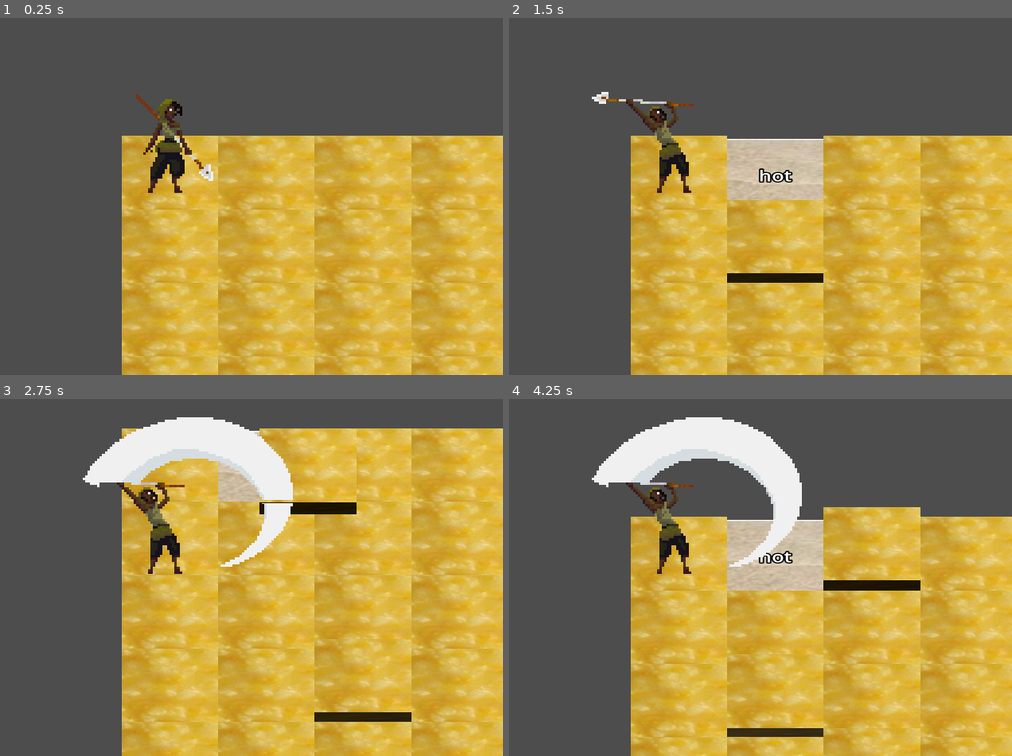
Above: before the commit, frames 1-4 (two rows, left to right).
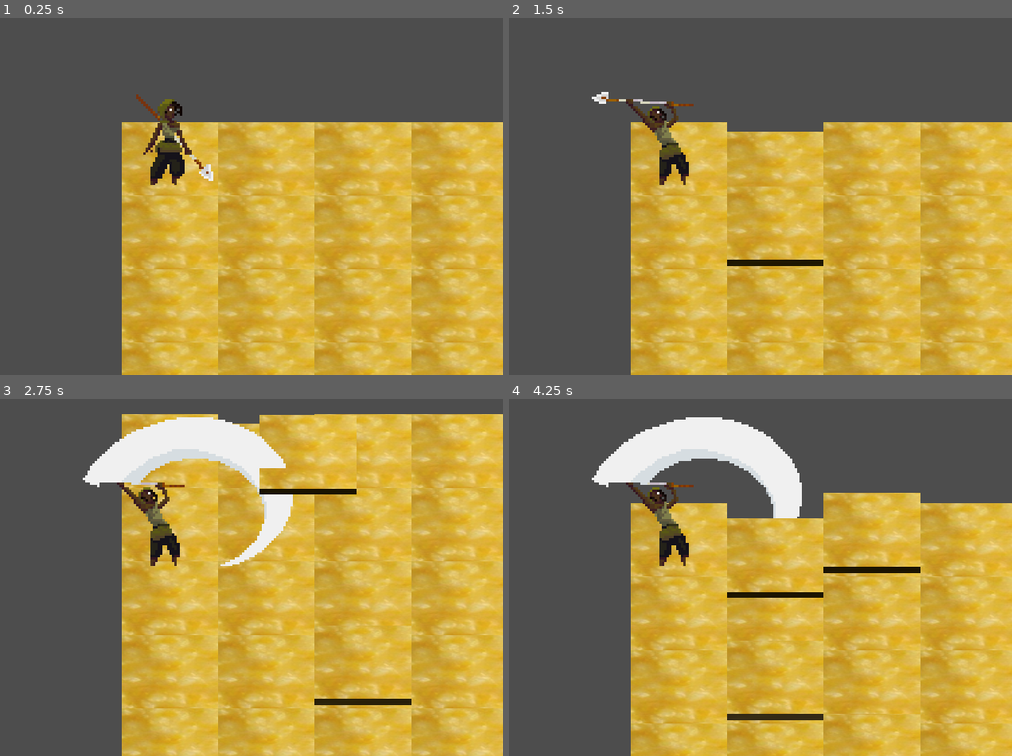
Above: after the commit, the same moments.

Repository: DmitrievDmitrii/porrige
Game: Godot game, scene res://main.tscn
Same seed, same stepped clock (60 frames per second), same inputs: the game is played once before the commit and once after it.
Inputs:
- Up to frame 1 (0.25 s): no input
- Up to frame 2 (1.5 s): hold D (move_right) 0.53-1.28 s; hold Space (dig) 0.53-1.28 s; hold S (move_down) from 1.28 s (still down); tap Space (dig) at 1.35 s
- Up to frame 3 (2.75 s): release S (move_down) at 2.03 s; hold D (move_right) from 2.03 s (still down); hold Space (dig) from 2.03 s (still down)
- Up to frame 4 (4.25 s): release D (move_right) at 2.78 s; release Space (dig) at 2.78 s; hold W (move_up) 2.78-3.53 s; tap Space (dig) at 2.85 s; hold Left (move_left) from 3.53 s (still down); hold Space (dig) from 3.53 s (still down)

The runs differ from the first frame. In frame 1, 24% of the frame differs, in the area x 24-100%, y 29-100%; in frame 2, 26%; in frame 3, 31%, in the area x 24-100%, y 4-100%; in frame 4, 27%.

Commit message:
porrige position fixes

Diff:
--- a/main.gd
+++ b/main.gd
@@ -19,7 +19,7 @@
 			floor.global_position.z = i * floorSize
 			floors[i].append(floor)
 			floor._set_text(get_temp([i,j]))
-			floor._init_porrige(1)
+			floor._init_porrige(2)
 
 	floors[winIndexes[0]][winIndexes[1]].isWin = true
 	print($character.global_position)
--- a/porrige/porrige.tscn
+++ b/porrige/porrige.tscn
@@ -9,7 +9,6 @@
 [sub_resource type="BoxMesh" id="BoxMesh_yl6xh"]
 
 [node name="porrige" type="MeshInstance3D"]
-transform = Transform3D(1, 0, 0, 0, 2, 0, 0, 0, 1, 0, 0, 0)
 material_override = SubResource("StandardMaterial3D_41vkp")
 mesh = SubResource("BoxMesh_yl6xh")
 script = ExtResource("2_2j4n2")
--- a/square/floor.gd
+++ b/square/floor.gd
@@ -2,6 +2,8 @@
 var textLabel
 var isWin = false
 var porriges = []
+var porrigeDelta = 0.024
+var porrigeHeight = 0.06
 
 func _ready():
 	textLabel = $textLabel
@@ -14,7 +16,7 @@
 	for i in range(count):
 		var porrige = load_porrige.instantiate()
 		self.add_child(porrige)
-		porrige.position.y = i * 1.5
+		porrige.global_position.y = porrigeDelta + i * porrigeHeight
 		porriges.append(porrige)
 
 func _add_porrige(porrige):
@@ -24,7 +26,7 @@
 	var load_porrige = load("res://porrige/porrige.tscn")
 	var porrige = load_porrige.instantiate()
 	self.add_child(porrige)
-	porrige.position.y = porriges.size() * 1.5
+	porrige.global_position.y = porrigeDelta + porriges.size() * porrigeHeight
 	porriges.append(porrige)
 
 func _check_win():
@@ -38,7 +40,7 @@
 		print("no porrige left")
 		return
 	var newPlace = to.global_position
-	newPlace.y = -0.02315 + to.porriges.size() * 0.06
+	newPlace.y = porrigeDelta + to.porriges.size() * porrigeHeight
 	to._add_porrige(porrige)
 	porrige._move(newPlace)
 	return porrige
